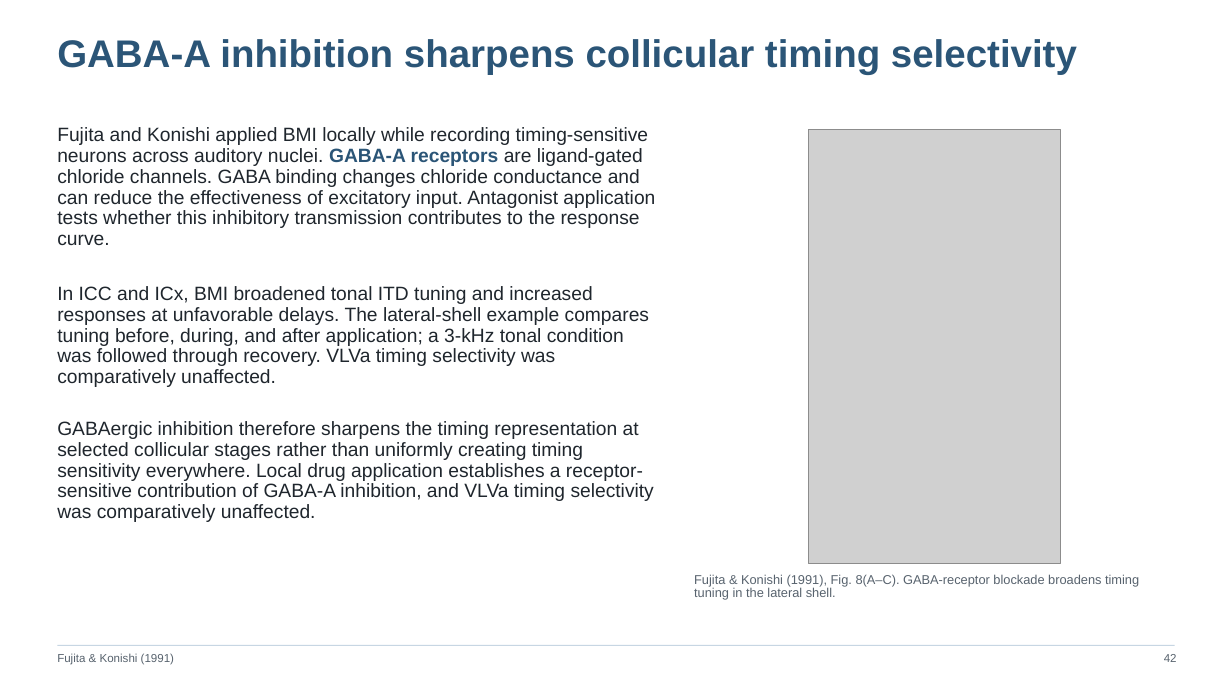
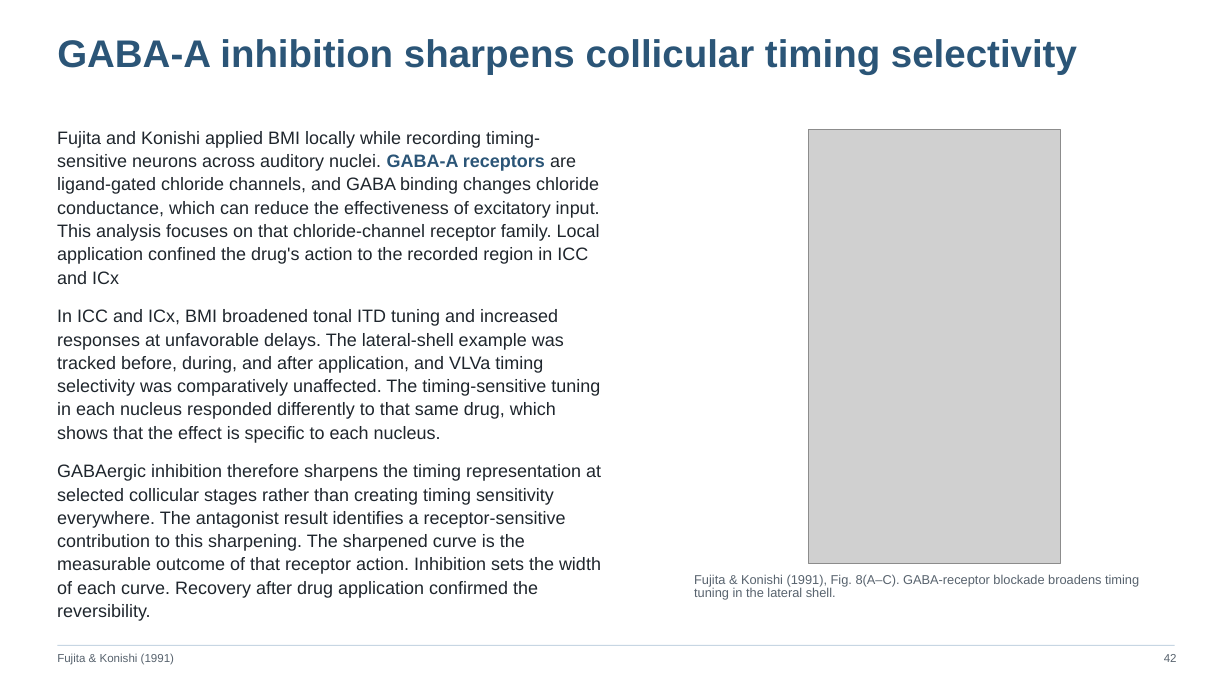
Before and after one commit to jordanxxlopez/NEUROETHOLOGY, a slide deck: slide 55 of scaffolded/Neuroethology_Lecture18_FA2026_SCAFFOLDED.pptx (slide 56 before the commit). Drawn at 1232x693 pixels with LibreOffice and Linux fonts; fonts in the diff are those of the drawing; grey boxes stand for pictures. Boxes give left, top, right and bottom in pixels: in the first picture for what was removed or moved away, otherwise in the second. Text is boxed around its words. In the diff, an @@ line names an element or a change of style, - is before the commit and + after.

```diff
--- a/scaffolded/Neuroethology_Lecture18_FA2026_SCAFFOLDED.pptx
+++ b/scaffolded/Neuroethology_Lecture18_FA2026_SCAFFOLDED.pptx
@@ text at (x1=57, y1=131, x2=601, y2=621): text changed; size 15 to 14 pt @@
-Fujita and Konishi applied BMI locally while recording timing-sensitive neurons across auditory nuclei. GABA-A receptors are ligand-gated chloride channels. GABA binding changes chloride conductance and can reduce the effectiveness of excitatory input. Antagonist application tests whether this inhibitory transmission contributes to the response curve.
+Fujita and Konishi applied BMI locally while recording timing-sensitive neurons across auditory nuclei. GABA-A receptors are ligand-gated chloride channels, and GABA binding changes chloride conductance, which can reduce the effectiveness of excitatory input. This analysis focuses on that chloride-channel receptor family. Local application confined the drug's action to the recorded region in ICC and ICx
+In ICC and ICx, BMI broadened tonal ITD tuning and increased responses at unfavorable delays. The lateral-shell example was tracked before, during, and after application, and VLVa timing selectivity was comparatively unaffected. The timing-sensitive tuning in each nucleus responded differently to that same drug, which shows that the effect is specific to each nucleus.
+GABAergic inhibition therefore sharpens the timing representation at selected collicular stages rather than creating timing sensitivity everywhere. The antagonist result identifies a receptor-sensitive contribution to this sharpening. The sharpened curve is the measurable outcome of that receptor action. Inhibition sets the width of each curve. Recovery after drug application confirmed the reversibility.
@@ text removed at (x1=57, y1=286, x2=649, y2=387) @@
-In ICC and ICx, BMI broadened tonal ITD tuning and increased responses at unfavorable delays. The lateral-shell example compares tuning before, during, and after application; a 3-kHz tonal condition was followed through recovery. VLVa timing selectivity was comparatively unaffected.
@@ text removed at (x1=57, y1=421, x2=654, y2=522) @@
-GABAergic inhibition therefore sharpens the timing representation at selected collicular stages rather than uniformly creating timing sensitivity everywhere. Local drug application establishes a receptor-sensitive contribution of GABA-A inhibition, and VLVa timing selectivity was comparatively unaffected.
```
Also in this commit, not shown: 46 other slides changed, 11 slides added, 11 slides removed, 3 other files.
